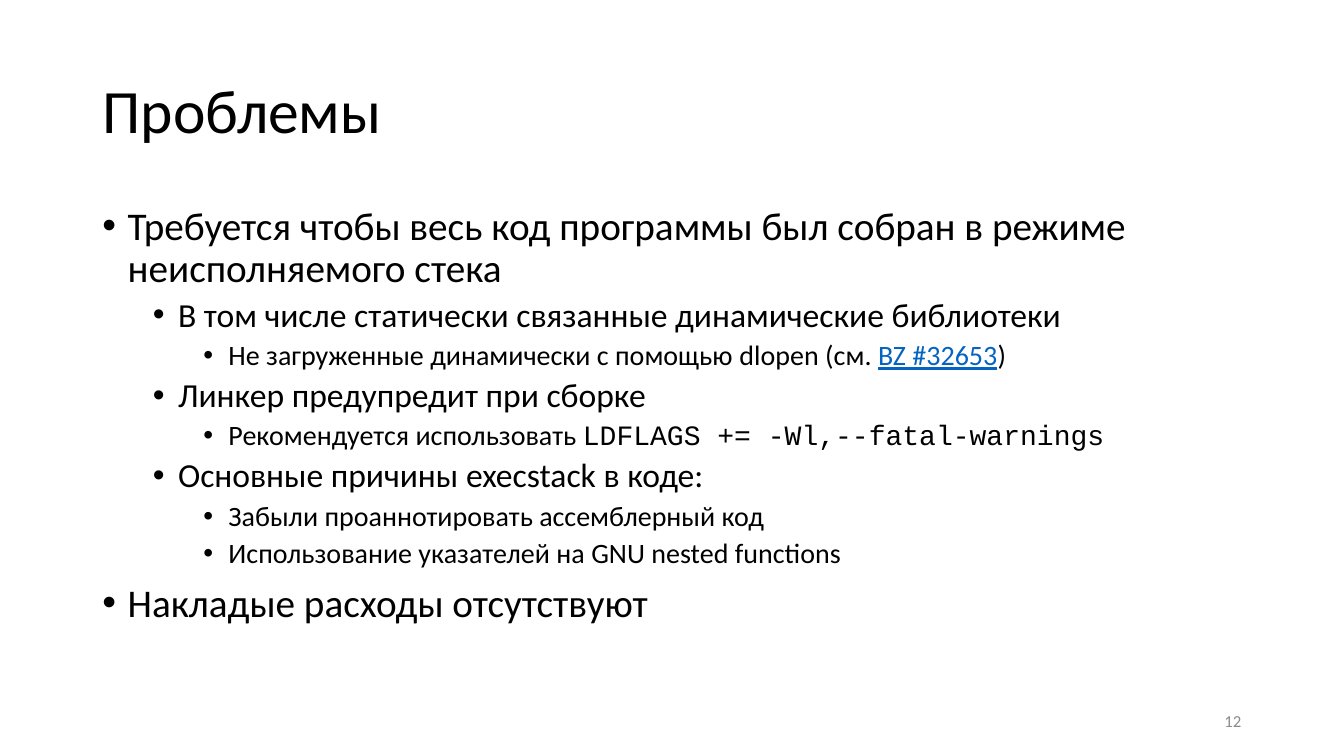
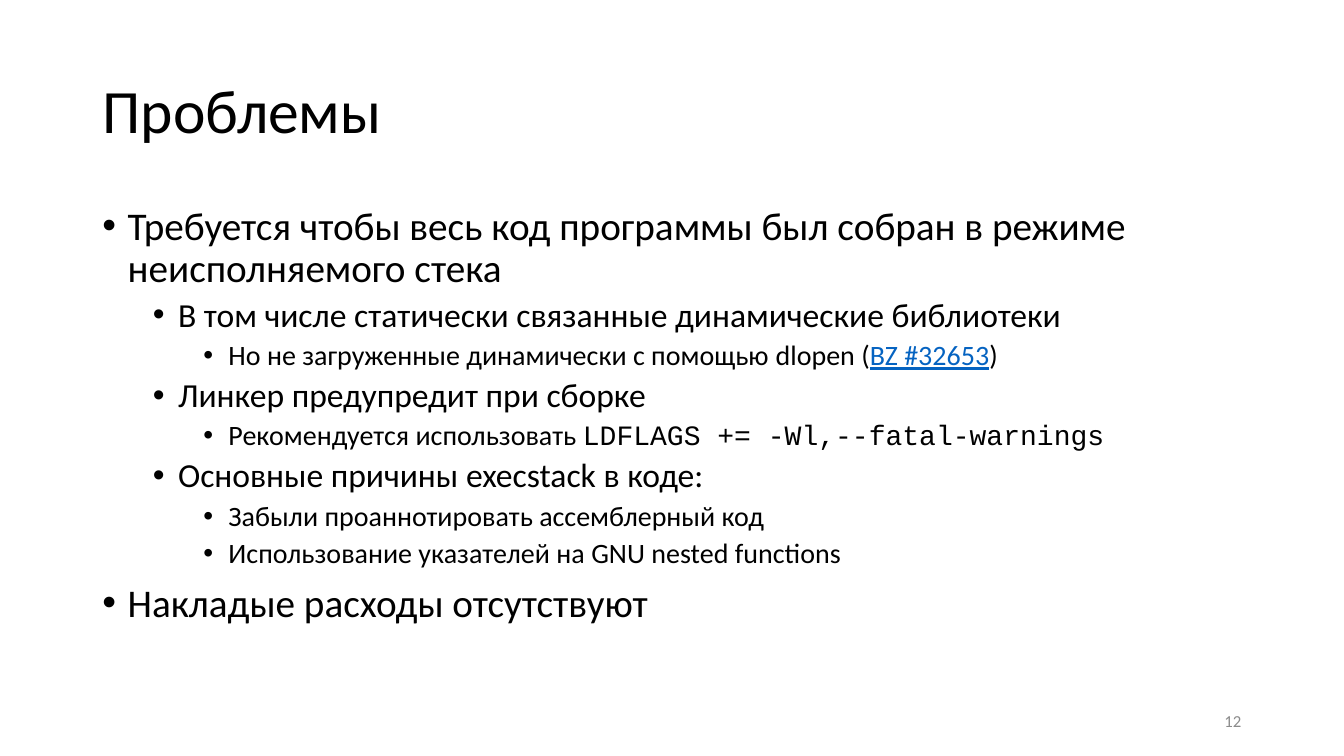
Before and after one commit to yugr/slides, a slide deck: slide 12 of CppZeroCost/2025/RU.pptx. Drawn at 1344x756 pixels with LibreOffice and Linux fonts; fonts in the diff are those of the drawing. Boxes give left, top, right and bottom in pixels: in the first picture for what was removed or moved away, otherwise in the second. Text is boxed around its words. In the diff, an @@ line names an element or a change of style, - is before the commit and + after.

```diff
--- a/CppZeroCost/2025/RU.pptx
+++ b/CppZeroCost/2025/RU.pptx
@@ text at (228,344,998,370): text changed @@
-    • Не загруженные динамически с помощью dlopen (см. BZ #32653)
+    • Но не загруженные динамически с помощью dlopen (BZ #32653)
```
Also in this commit, not shown: 4 other slides changed, 1 other file.
